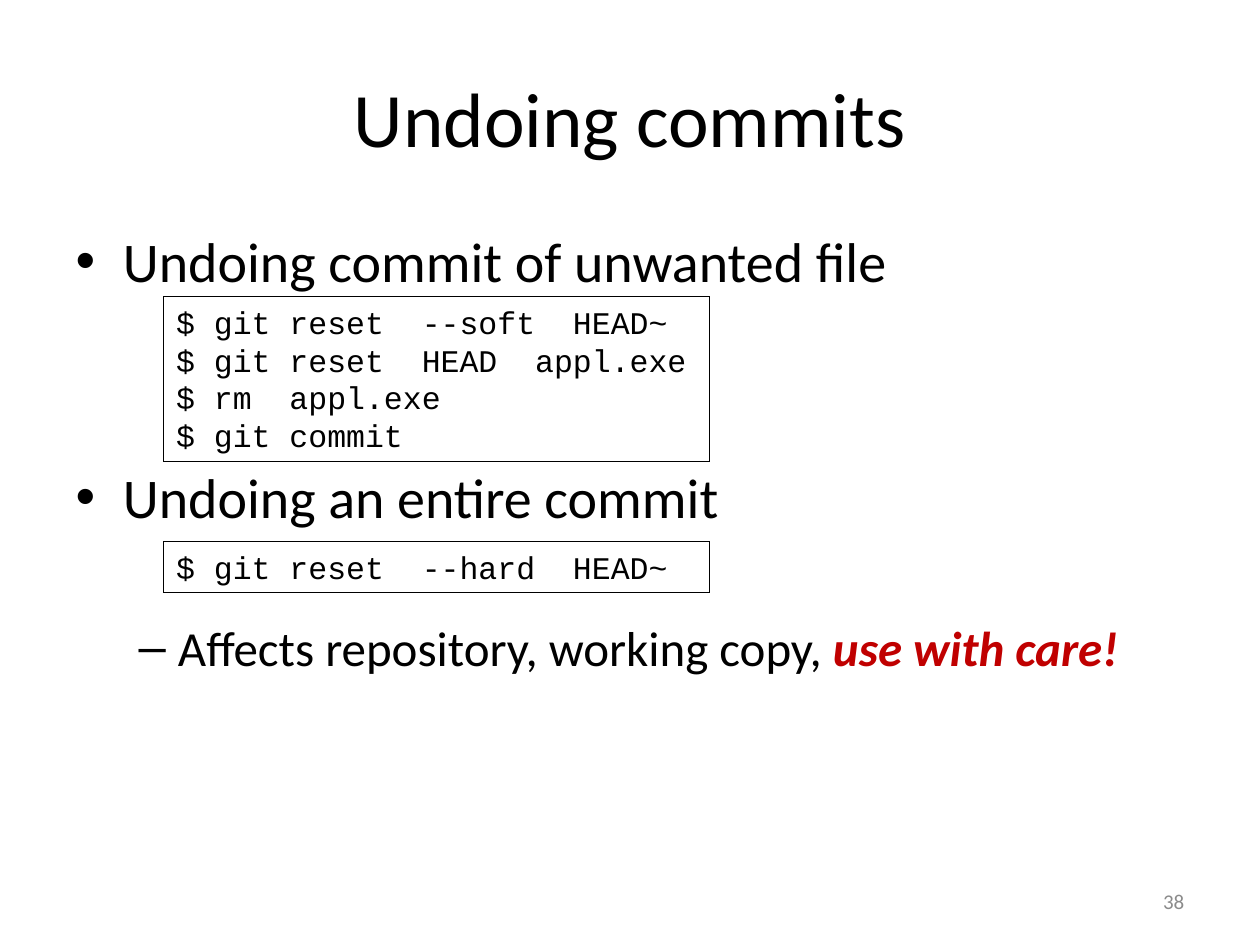
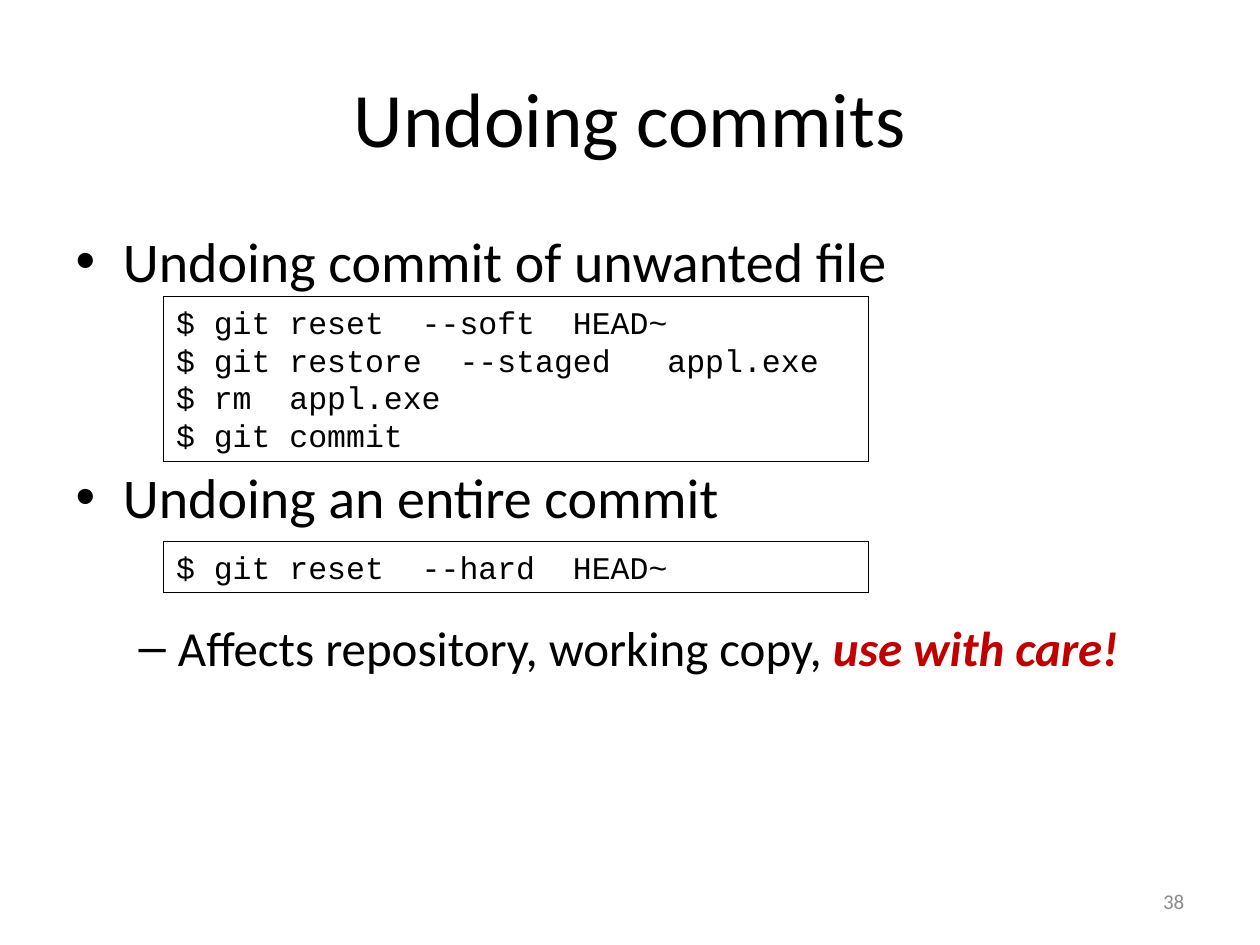
Before and after one commit to gjbex/Version-control-with-git, a slide deck: slide 38 of version_control_git.pptx. Drawn at 1260x945 pixels with LibreOffice and Linux fonts; fonts in the diff are those of the drawing. Boxes give left, top, right and bottom in pixels: in the first picture for what was removed or moved away, otherwise in the second. Text is boxed around its words. In the diff, an @@ line names an element or a change of style, - is before the commit and + after.

Commit message:
Replace reset by restore to unstage

```diff
--- a/version_control_git.pptx
+++ b/version_control_git.pptx
@@ rectangle "$ git reset --soft HEAD~": place and size @@
-rectangle "$ git reset --soft HEAD~" at box(164, 296, 709, 461)
+rectangle "$ git reset --soft HEAD~" at box(164, 296, 868, 461)
@@ text in rectangle at box(214, 349, 818, 379): text changed @@
-$ git reset HEAD appl.exe
+$ git restore --staged appl.exe
@@ rectangle "$ git reset --hard HEAD~": place and size @@
-rectangle "$ git reset --hard HEAD~" at box(164, 542, 709, 592)
+rectangle "$ git reset --hard HEAD~" at box(164, 542, 868, 592)
```
Also in this commit, not shown: 1 other slide changed.
